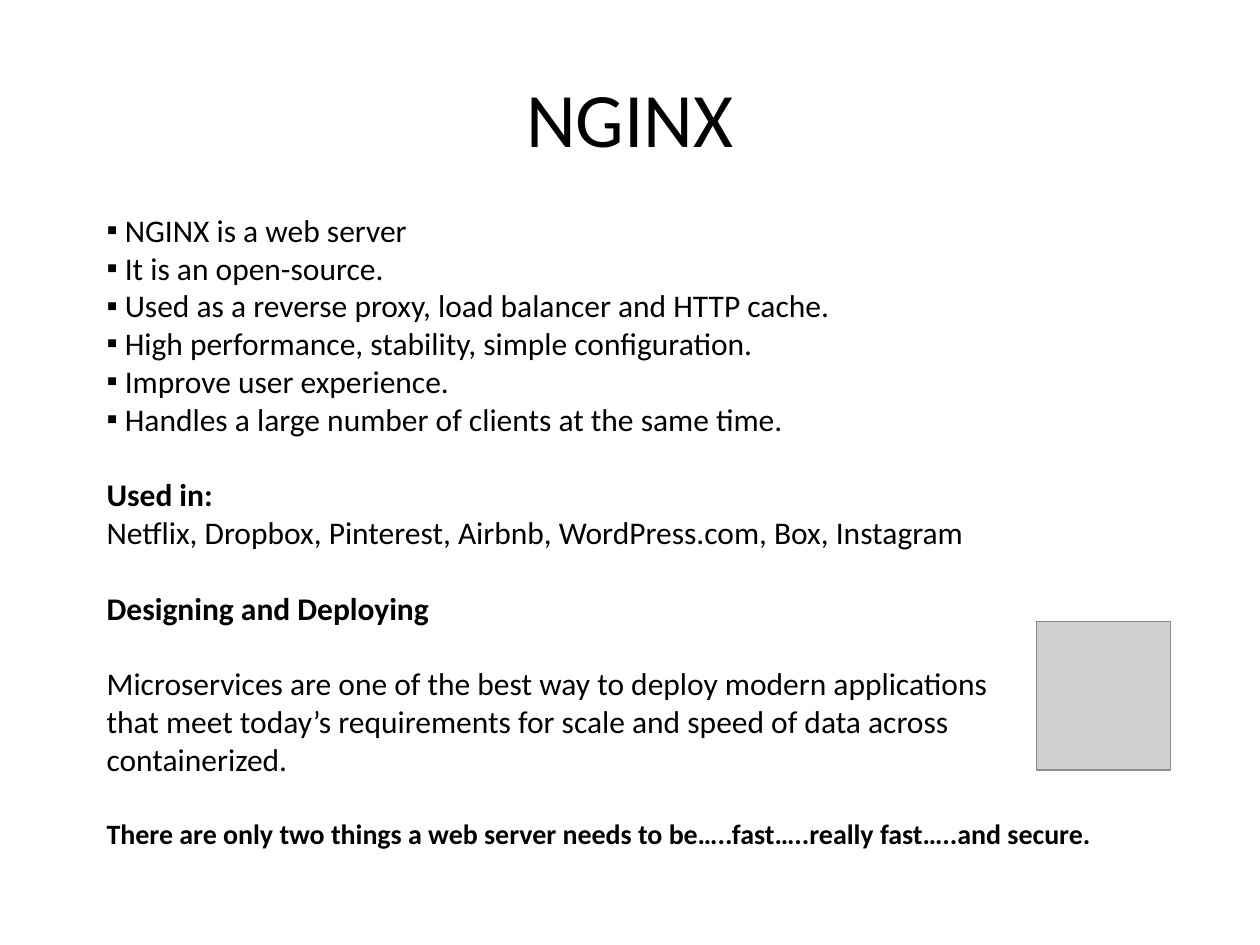
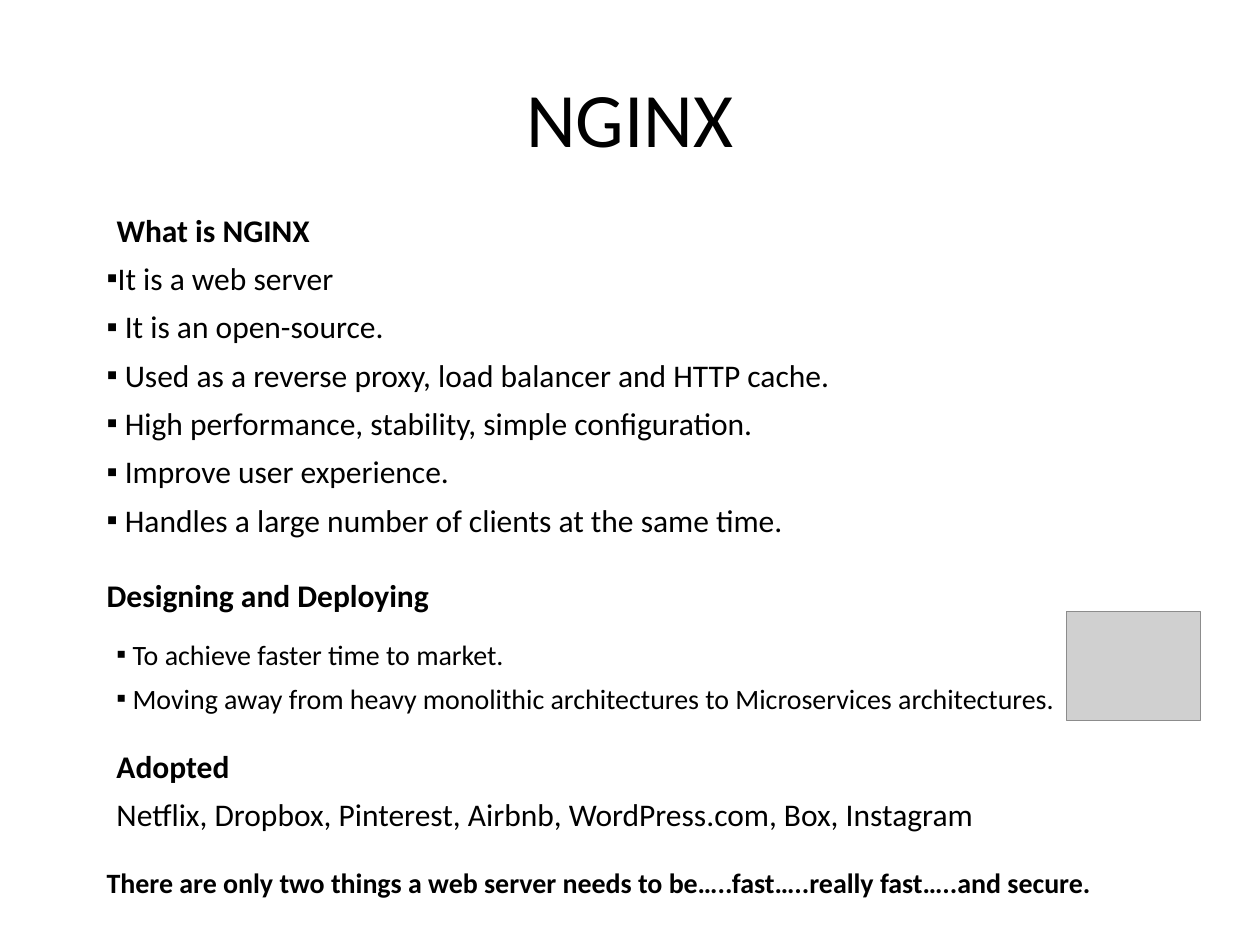
Before and after one commit to ABhasgaran/Baskar, a slide deck: slide 2 of G.pptx. Drawn at 1260x945 pixels with LibreOffice and Linux fonts; fonts in the diff are those of the drawing; grey boxes stand for pictures. Boxes give left, top, right and bottom in pixels: in the first picture for what was removed or moved away, otherwise in the second. Text is boxed around its words. In the diff, an @@ line names an element or a change of style, - is before the commit and + after.

Commit message:
doc
doc

```diff
--- a/G.pptx
+++ b/G.pptx
@@ text added at (117, 220, 310, 243), 18 pt, text #000000, bold @@
+What is NGINX
@@ text at (118, 268, 334, 291): text changed @@
-▪ NGINX is a web server
+▪ It is a web server
@@ text at (125, 316, 829, 538): more space between paragraphs @@
@@ text at (107, 484, 963, 550): paragraphs removed @@
-Used in:
-Netflix, Dropbox, Pinterest, Airbnb, WordPress.com, Box, Instagram
@@ picture: place and size @@
-picture at (1037, 621, 1171, 770)
+picture at (1066, 611, 1200, 721)
@@ text added at (133, 645, 1053, 714), 16 pt, text #000000 @@
+▪ To achieve faster time to market.
+▪ Moving away from heavy monolithic architectures to Microservices architectures.
@@ text at (107, 673, 986, 772): paragraphs removed @@
-Microservices are one of the best way to deploy modern applications
-that meet today’s requirements for scale and speed of data across
-containerized.
@@ text added at (116, 756, 973, 832), 18 pt, text #000000 @@
+Adopted
+Netflix, Dropbox, Pinterest, Airbnb, WordPress.com, Box, Instagram
@@ text "There are only two things ...": place and size @@
-text "There are only two things ..." at (107, 824, 1090, 849)
+text "There are only two things ..." at (107, 873, 1090, 898)
```
Also in this commit, not shown: 1 other slide changed, 1 slide added.
